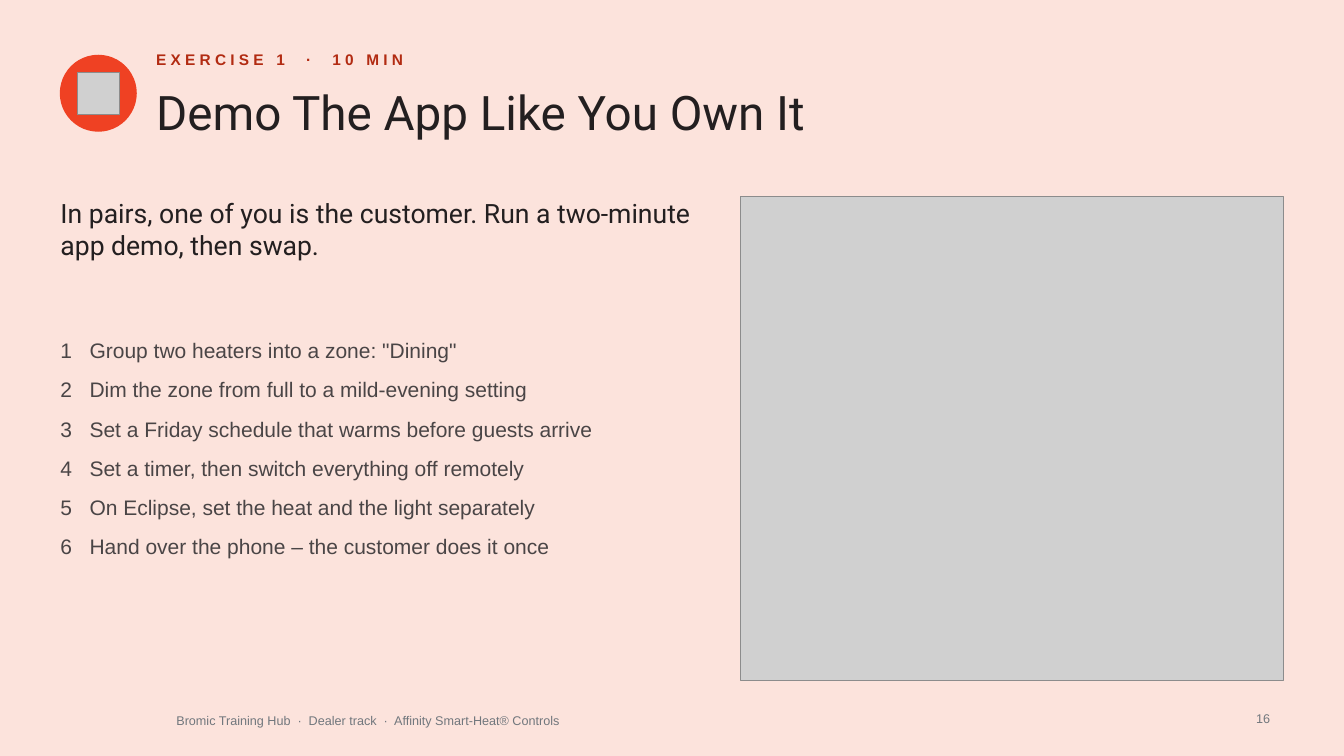
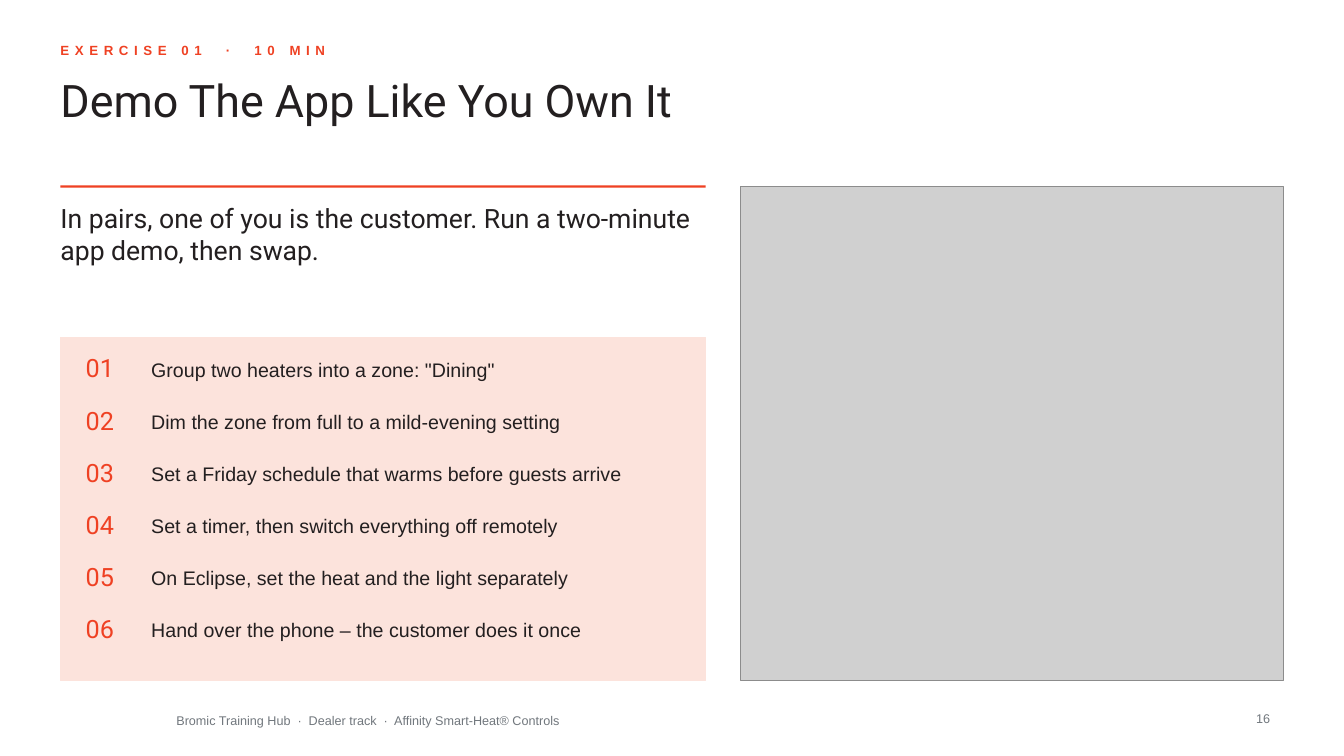
Before and after one commit to aayuvis/Bromic_Marketing, a slide deck: slide 16 of decks/training/out/Bromic-Dealer-Affinity-Smart-Heat-Controls.pptx. Drawn at 1344x756 pixels with LibreOffice and Linux fonts; fonts in the diff are those of the drawing; grey boxes stand for pictures; background and template pictures are left out. Boxes give left, top, right and bottom in pixels: in the first picture for what was removed or moved away, otherwise in the second. Text is boxed around its words. In the diff, an @@ line names an element or a change of style, - is before the commit and + after.

```diff
--- a/decks/training/out/Bromic-Dealer-Affinity-Smart-Heat-Controls.pptx
+++ b/decks/training/out/Bromic-Dealer-Affinity-Smart-Heat-Controls.pptx
@@ background #FCE3DC to #FFFFFF @@
@@ ellipse removed at bbox=[60, 55, 136, 131] @@
@@ text at bbox=[156, 54, 403, 65]: text changed; size 11 to 9.5 pt; text colour #B22B12 to #EF4123 @@
-EXERCISE 1 · 10 MIN
+EXERCISE 01 · 10 MIN
@@ title "Demo The App Like You ...": place and size @@
-title "Demo The App Like You ..." at bbox=[156, 94, 804, 140]
+title "Demo The App Like You ..." at bbox=[60, 83, 672, 126]
@@ title "Demo The App Like You ..." at bbox=[60, 83, 672, 126]: size 34 to 32 pt @@
@@ picture removed at bbox=[78, 72, 120, 114] @@
@@ text "In pairs, one of you ...": place and size @@
-text "In pairs, one of you ..." at bbox=[60, 203, 690, 261]
+text "In pairs, one of you ..." at bbox=[60, 208, 690, 266]
@@ line added from (60, 187) to (706, 187), #EF4123 1.5 pt @@
@@ picture: place and size @@
-picture at bbox=[741, 197, 1284, 681]
+picture at bbox=[741, 187, 1284, 681]
@@ text removed at bbox=[60, 343, 592, 559] @@
-1 Group two heaters into a zone: "Dining"
-2 Dim the zone from full to a mild-evening setting
-3 Set a Friday schedule that warms before guests arrive
-4 Set a timer, then switch everything off remotely
-5 On Eclipse, set the heat and the light separately
-6 Hand over the phone – the customer does it once
@@ rectangle added at bbox=[60, 338, 706, 681], fill #FCE3DC, outline #FCE3DC 1 pt @@
@@ text added at bbox=[86, 359, 114, 378], 18 pt, text #EF4123 @@
+01
@@ text added at bbox=[151, 362, 495, 381], 14 pt, text #231F20 @@
+Group two heaters into a zone: "Dining"
@@ text added at bbox=[86, 412, 114, 431], 18 pt, text #EF4123 @@
+02
@@ text added at bbox=[151, 414, 560, 433], 14 pt, text #231F20 @@
+Dim the zone from full to a mild-evening setting
@@ text added at bbox=[86, 464, 114, 483], 18 pt, text #EF4123 @@
+03
@@ text added at bbox=[151, 466, 621, 485], 14 pt, text #231F20 @@
+Set a Friday schedule that warms before guests arrive
@@ text added at bbox=[86, 516, 114, 535], 18 pt, text #EF4123 @@
+04
@@ text added at bbox=[151, 518, 557, 537], 14 pt, text #231F20 @@
+Set a timer, then switch everything off remotely
@@ text added at bbox=[86, 568, 114, 587], 18 pt, text #EF4123 @@
+05
@@ text added at bbox=[151, 570, 568, 589], 14 pt, text #231F20 @@
+On Eclipse, set the heat and the light separately
@@ text added at bbox=[86, 620, 114, 639], 18 pt, text #EF4123 @@
+06
@@ text added at bbox=[151, 622, 581, 641], 14 pt, text #231F20 @@
+Hand over the phone – the customer does it once
```
Also in this commit, not shown: 20 other slides changed, 58 other files.
